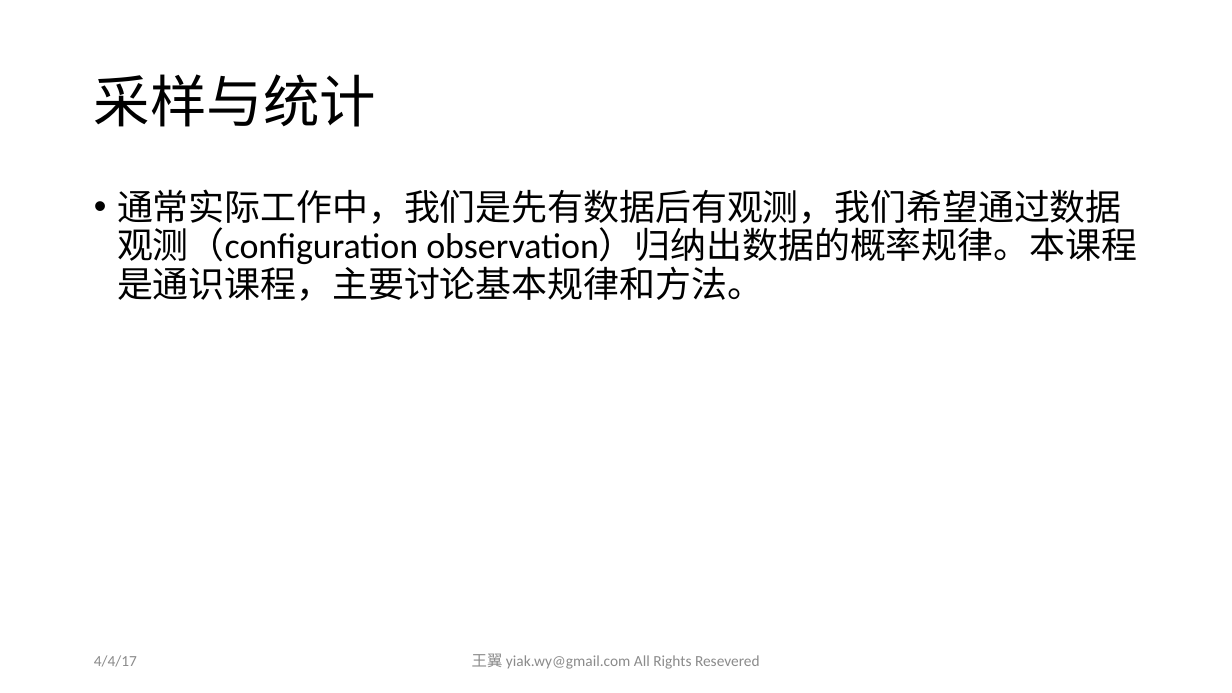
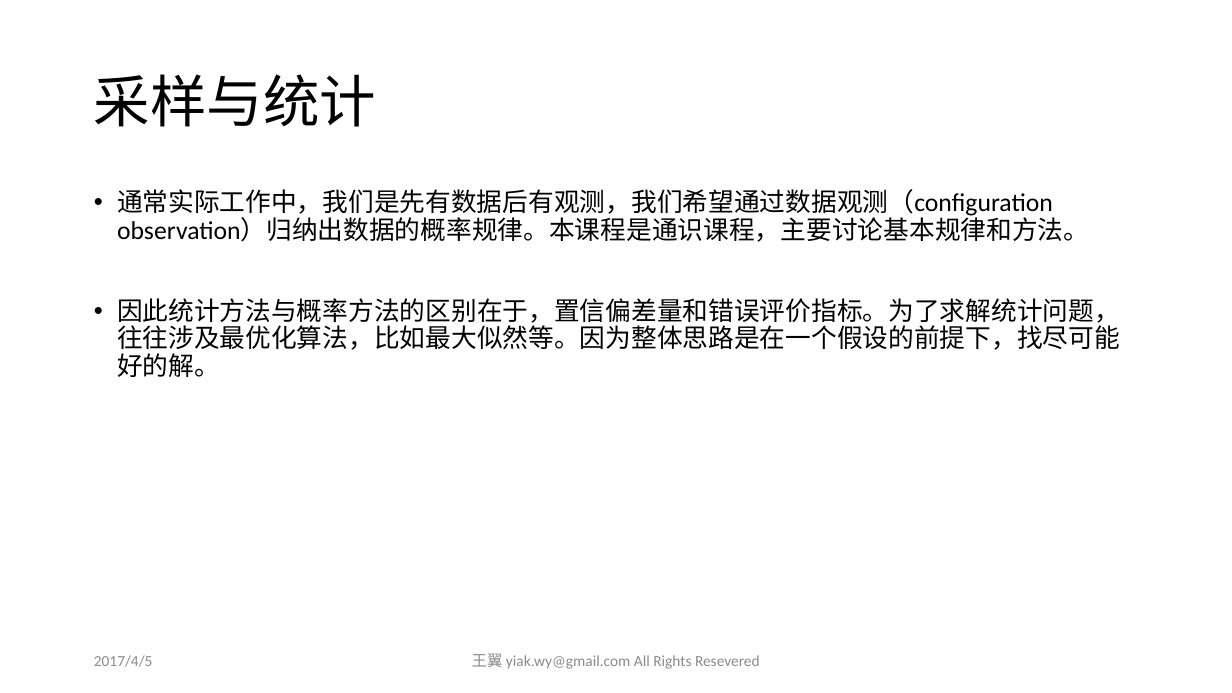
Before and after one commit to yiakwy/yiakwy.github.io, a slide deck: slide 36 of Computing Random Variables/Computing Random Variables.pptx (slide 35 before the commit). Drawn at 1232x693 pixels with LibreOffice and Linux fonts; fonts in the diff are those of the drawing. Boxes give left, top, right and bottom in pixels: in the first picture for what was removed or moved away, otherwise in the second. Text is boxed around its words. In the diff, an @@ line names an element or a change of style, - is before the commit and + after.

```diff
--- a/Computing Random Variables/Computing Random Variables.pptx
+++ b/Computing Random Variables/Computing Random Variables.pptx
@@ text at (117, 189, 1089, 242): size 28 to 20 pt in "通常实际工作中，我们是先有数据后有观测，我们希望通过数据观测（configuration observation）归纳出 ..." @@
@@ text at (117, 298, 1120, 377): paragraph added @@
+• 因此统计方法与概率方法的区别在于，置信偏差量和错误评价指标。为了求解统计问题，往往涉及最优化算法，比如最大似然等。因为整体思路是在一个假设的前提下，找尽可能好的解。
@@ text at (94, 655, 153, 667): text changed @@
-4/4/17
+2017/4/5
```
Also in this commit, not shown: 34 other slides changed, 20 slides added.
